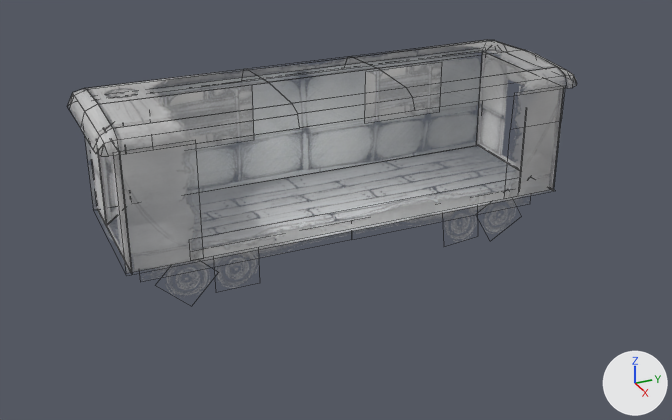
An edit to the FBX model Assets/Meshes/Wagon.fbx, drawn before and after from the same camera.
Both versions are drawn from a camera (50 mm lens) standing at (10.63, -4.69, 5.14) and looking at (0.27, -0.03, -0.04). The lights are fixed; the arrows at lower right show +X, +Y and +Z. Mesh edges are drawn as thin lines. Where no turn or scale is listed for an object, it has been applied to the vertices.

Before the edit, the objects in view are built like this:
```python
me_plane_002 = bpy.data.meshes.new('Plane.002')
me_plane_002.from_pydata(...)  # 8 vertices, 2 faces; spans x -1.0..1.0, y -0.01..0.0, z 0.0..1.5
me_plane_002.materials.append(mat_sidewall)
me_plane_005 = bpy.data.meshes.new('Plane.005')
me_plane_005.from_pydata(...)  # 8 vertices, 2 faces; spans x 0.03, y -2.14..2.25, z 0.65..1.44
me_plane_005.materials.append(mat_chair)
me_plane_006 = bpy.data.meshes.new('Plane.006')
me_plane_006.from_pydata(...)  # 8 vertices, 2 faces; spans x -0.596..0.0, y -0.011..0.446, z 0.0..1.205
me_plane_006.materials.append(mat_door)
ob_door = bpy.data.objects.new('Door', me_plane_006)
ob_door.location = (-0.28, -2.95, 0.07)
ob_sidewall = bpy.data.objects.new('SideWall', me_plane_002)
ob_sidewall.location = (0.0, -2.93, 0.0)
ob_windows = bpy.data.objects.new('Windows', me_plane_005)
ob_windows.location = (-1.0, 0.0, 0.0)
# also in view: 'FrontWall' at (0.96, 0.0, 0.75); 'Wheels' at (0.75, -0.01, -0.33); 'BackWall' at (-0.98, 0.0, 0.78); 'Roof' at (0.0, 0.02, 1.63); 'Floor' at (0.0, 0.0, -0.01)
```
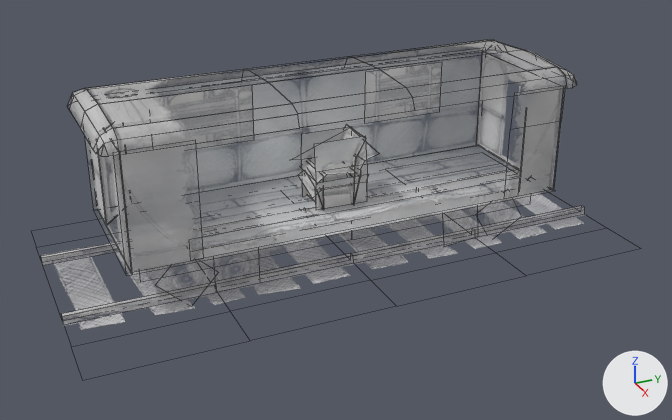
Commit message: added train tracks

What differs and where, as boxes [x1, y1, x2, y2] in the pictures (672 x 420 px):
'TrainTracks', added: after [41, 169, 585, 330]
'Plane', added: after [300, 125, 367, 209]
'Plane.001', added: after [292, 127, 376, 210]

What the commit changed:
Picture 'TrainTracks.png' (img_traintracks_png) is new.
Material 'TrainTracks' (mat_traintracks) is new.
Uses the picture img_traintracks_png.
Mesh me_plane_012 is new.
It has 60 vertices, 44 faces and spans x -2.0..2.0, y -3.75..3.75, z -0.01..0.1.
It uses material mat_traintracks.
Mesh me_plane_010 is new.
It has 58 vertices, 20 faces and spans x -0.309..0.481, y -0.499..0.502, z 0.0..0.928.
It uses material mat_chair.
Mesh me_plane_004 is new.
It has 58 vertices, 20 faces and spans x -0.309..0.309, y -0.309..0.431, z 0.0..0.928.
It uses material mat_chair.
Object 'TrainTracks' (ob_traintracks) is new; it shows me_plane_012.
Its location is (0.0, 0.0, -0.6).
Object 'Plane.001' (ob_plane_001) is new; it shows me_plane_010.
Its location is (0.0, 0.0, 0.0).
Object 'Plane' (ob_plane) is new; it shows me_plane_004.
Its location is (0.0, 0.0, 0.0).
